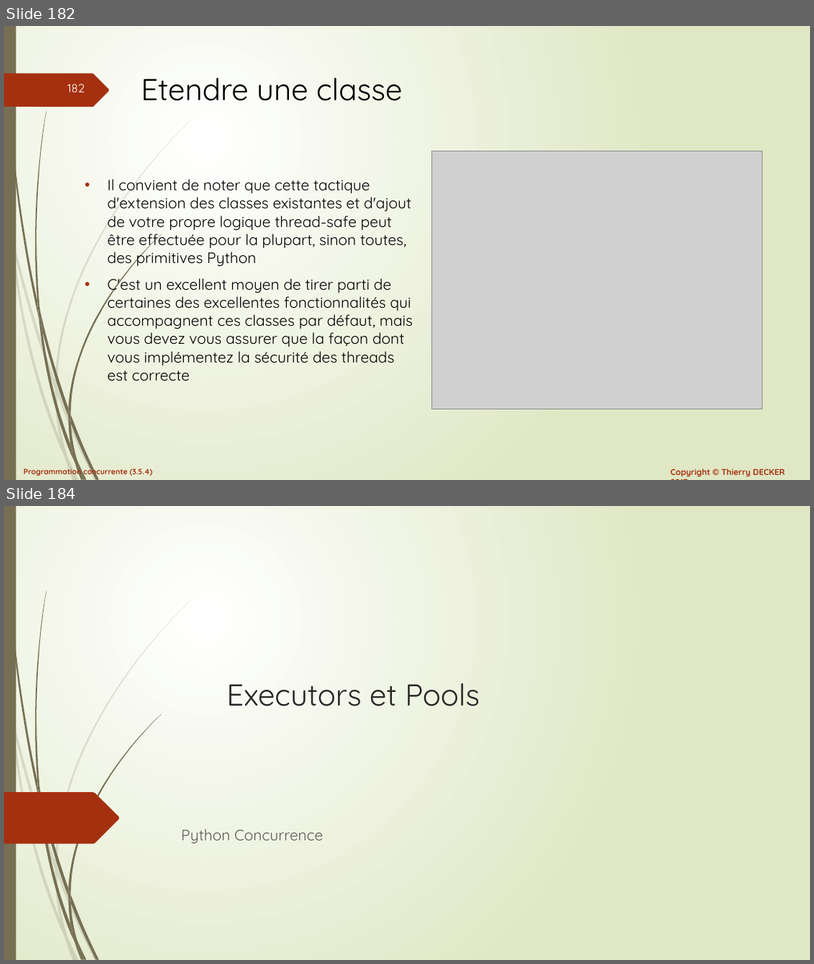
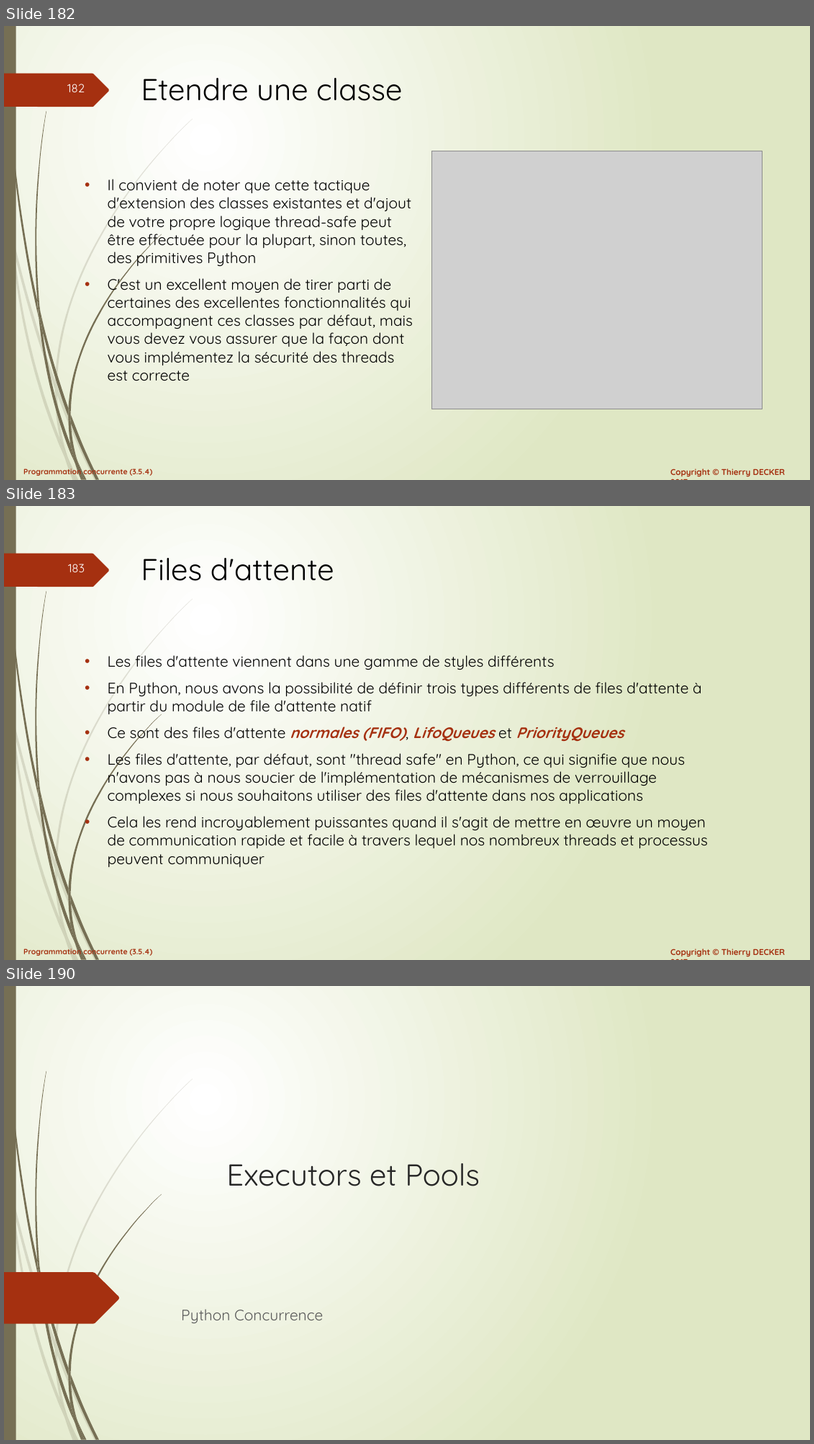
Before and after one commit to VikmanTheRacoon/learning-python, a slide deck: documentations/python-concurrency.pptx. Shown one above the other, each under a label of ours: slides 182 and 184 before the commit, slides 182, 183 and 190 after it; the slides between them are not shown. The pictures are 814x964 and 814x1444 pixels, drawn with LibreOffice and Linux fonts; fonts in the diff are those of the drawing; grey boxes stand for pictures. Boxes give left, top, right and bottom in pixels: in the first picture for what was removed or moved away, otherwise in the second. Text is boxed around its words. In the diff, an @@ line names an element or a change of style, - is before the commit and + after.

```diff
--- a/documentations/python-concurrency.pptx
+++ b/documentations/python-concurrency.pptx
@@ slide 183 added at (x1=4, y1=506, x2=810, y2=960), background gradient #FFFFFF to #DFE8C4; not listed: 27 template elements that a slide beside it also shows @@
@@ title added at (x1=141, y1=558, x2=334, y2=581), 36 pt, text #000000 @@
+Files d'attente
@@ text added at (x1=108, y1=655, x2=708, y2=867), 18 pt, text #000000 @@
+• Les files d'attente viennent dans une gamme de styles différents
+• En Python, nous avons la possibilité de définir trois types différents de files d'attente à partir du module de file d'attente natif
+• Ce sont des files d'attente normales (FIFO), LifoQueues et PriorityQueues
+• Les files d'attente, par défaut, sont "thread safe" en Python, ce qui signifie que nous n'avons pas à nous soucier de l'implémentation de mécanismes de verrouillage complexes si nous souhaitons utiliser des files d'attente dans nos applications
+• Cela les rend incroyablement puissantes quand il s'agit de mettre en œuvre un moyen de communication rapide et facile à travers lequel nos nombreux threads et processus peuvent communiquer
@@ what was slide 184 is now slide 190 @@
```
Also in this commit, not shown: 1 slide changed, 5 other slides added, 1 other file.
